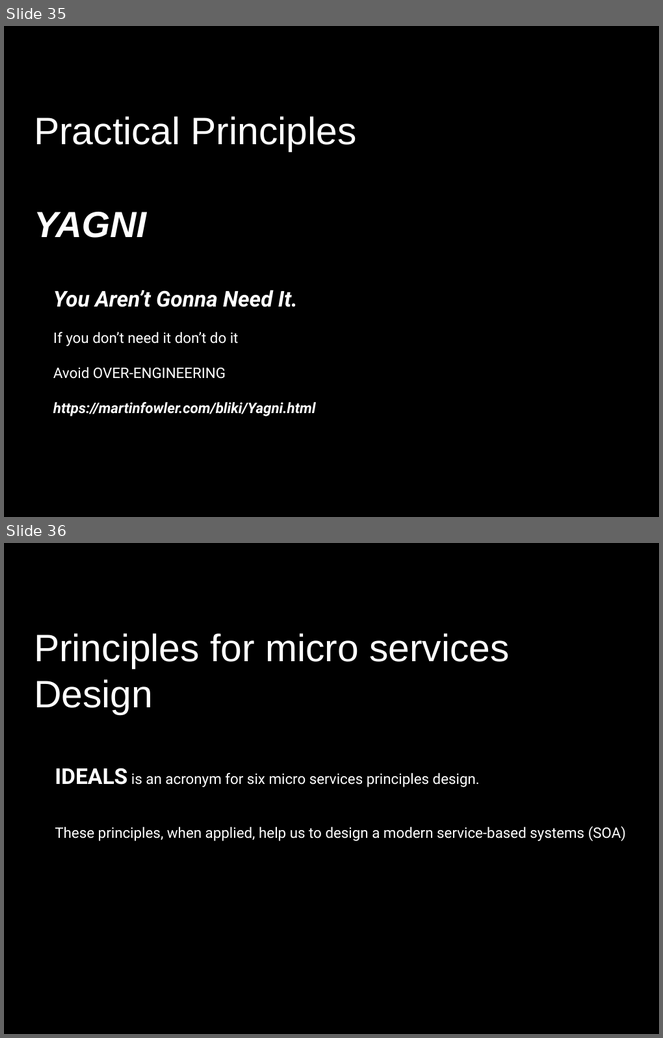
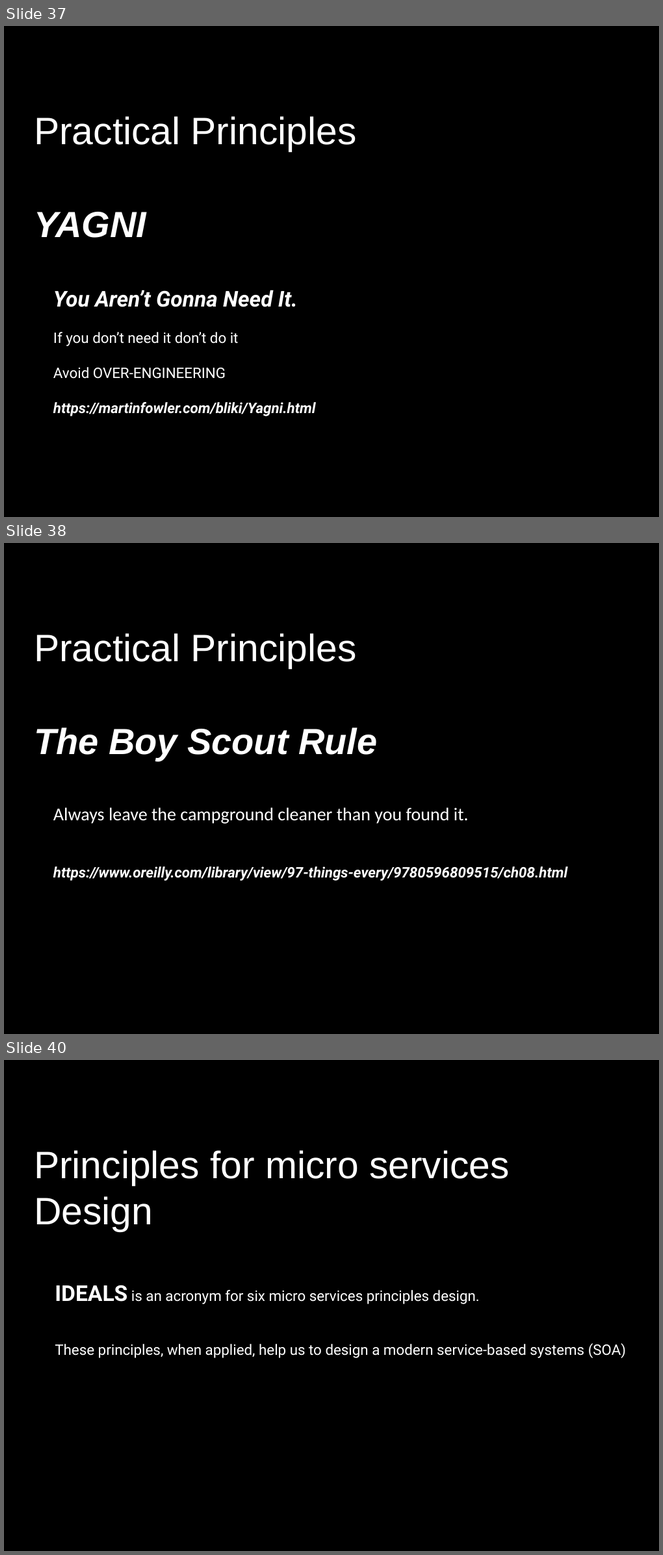
Before and after one commit to FrancoMelandri/SOLID, a slide deck: docs/solid.pptx. Shown one above the other, each under a label of ours: slides 35 and 36 before the commit, slides 37, 38 and 40 after it; the slides between them are not shown. The pictures are 663x1038 and 663x1555 pixels, drawn with LibreOffice and Linux fonts; fonts in the diff are those of the drawing. Boxes give left, top, right and bottom in pixels: in the first picture for what was removed or moved away, otherwise in the second. Text is boxed around its words. In the diff, an @@ line names an element or a change of style, - is before the commit and + after.

Commit message:
introducing the boy scout rule and formatting

```diff
--- a/docs/solid.pptx
+++ b/docs/solid.pptx
@@ slide 38 added at [4,543,659,1034], background #000000 @@
@@ text added at [34,633,357,668], 42 pt, text #FFFFFF @@
+Practical Principles
@@ text added at [34,728,377,761], 40 pt, text #FFFFFF, bold, italic @@
+The Boy Scout Rule
@@ text added at [53,808,568,881], 16 pt, text #FFFFFF, bold, italic @@
+Always leave the campground cleaner than you found it.
+https://www.oreilly.com/library/view/97-things-every/9780596809515/ch08.html
@@ what was slide 35 is now slide 37 @@
@@ what was slide 36 is now slide 40 @@
```
Also in this commit, not shown: 3 other slides added.
